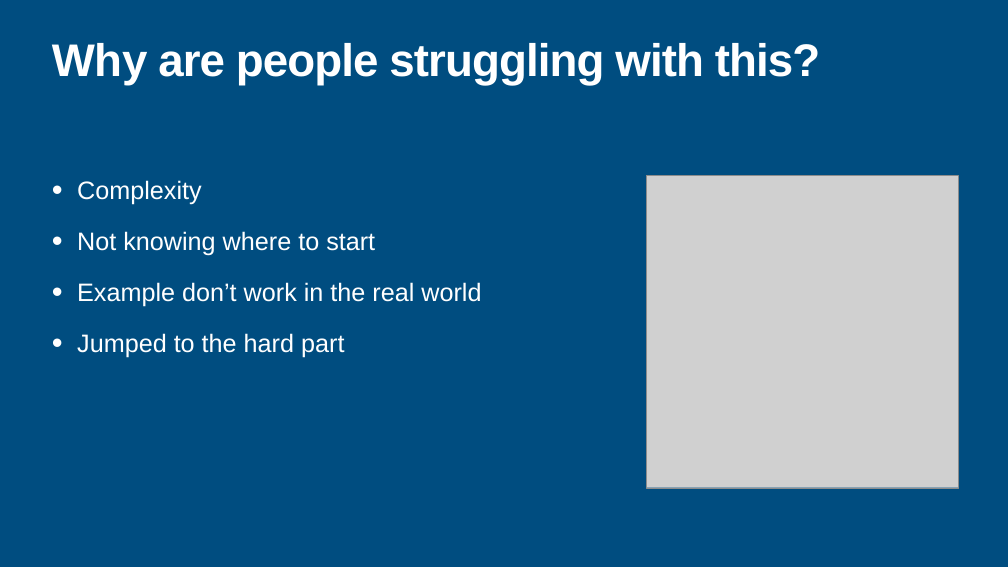
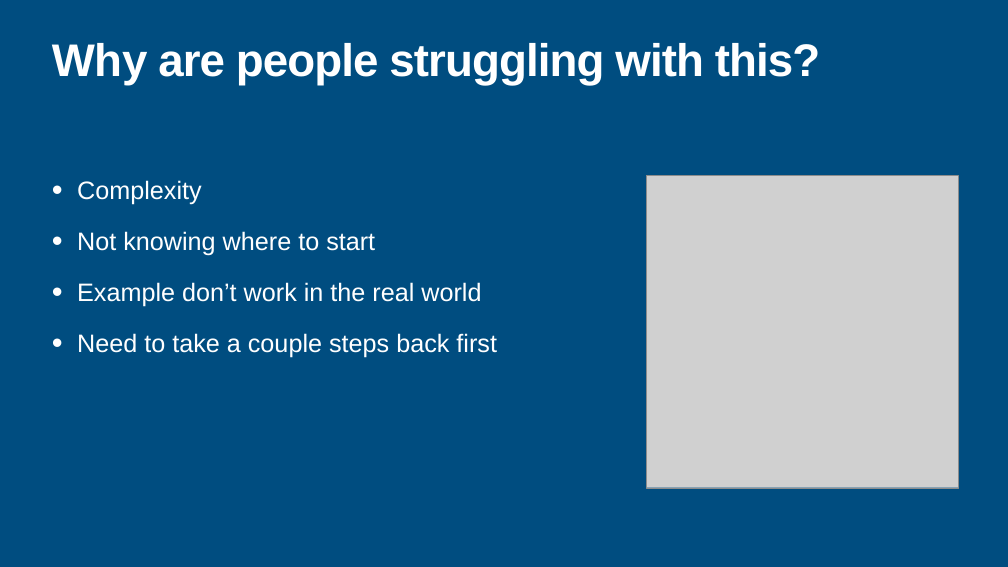
Before and after one commit to haakco/deploying-laravel-app, a slide deck: slide 2 of presentation/TakingThePainOutOfApllicationDeployment.pptx. Drawn at 1008x567 pixels with LibreOffice and Linux fonts; fonts in the diff are those of the drawing; grey boxes stand for pictures. Boxes give left, top, right and bottom in pixels: in the first picture for what was removed or moved away, otherwise in the second. Text is boxed around its words. In the diff, an @@ line names an element or a change of style, - is before the commit and + after.

```diff
--- a/presentation/TakingThePainOutOfApllicationDeployment.pptx
+++ b/presentation/TakingThePainOutOfApllicationDeployment.pptx
@@ text at <box>77,333,497,357</box>: text changed @@
-• Jumped to the hard part
+• Need to take a couple steps back first
```
Also in this commit, not shown: 7 other slides changed.
